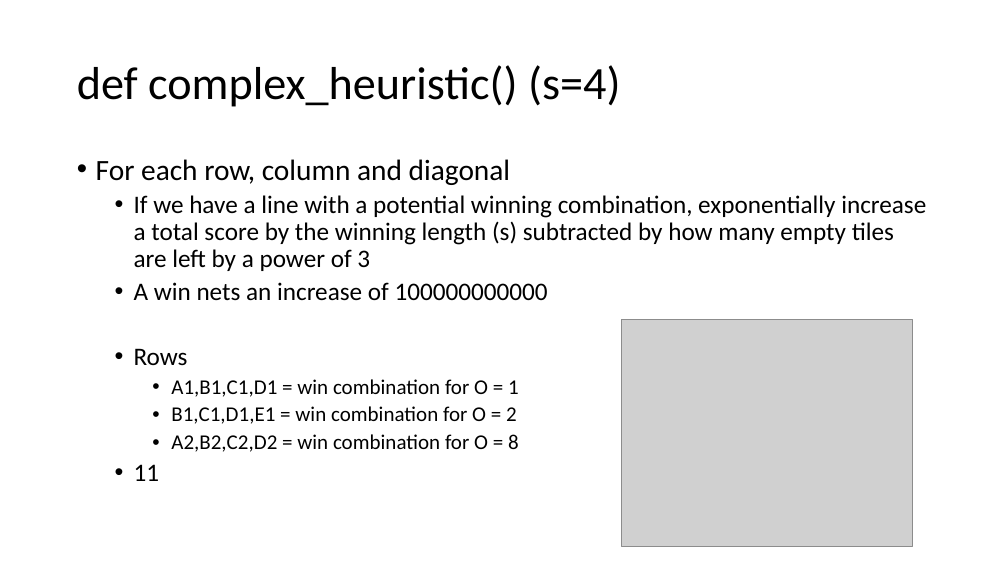
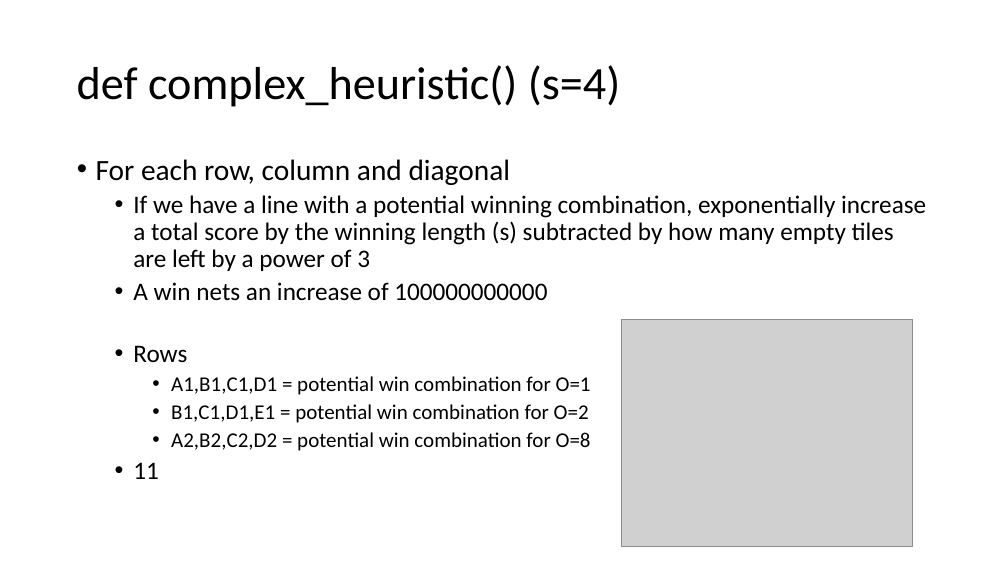
Before and after one commit to jaredcohen1998/comp472-miniproject2, a slide deck: slide 22 of powerpoint.pptx (slide 21 before the commit). Drawn at 1008x567 pixels with LibreOffice and Linux fonts; fonts in the diff are those of the drawing; grey boxes stand for pictures. Boxes give left, top, right and bottom in pixels: in the first picture for what was removed or moved away, otherwise in the second. Text is boxed around its words. In the diff, an @@ line names an element or a change of style, - is before the commit and + after.

```diff
--- a/powerpoint.pptx
+++ b/powerpoint.pptx
@@ text at bbox=[171, 376, 591, 451]: text changed @@
-    • A1,B1,C1,D1 = win combination for O = 1
-    • B1,C1,D1,E1 = win combination for O = 2
-    • A2,B2,C2,D2 = win combination for O = 8
+    • A1,B1,C1,D1 = potential win combination for O=1
+    • B1,C1,D1,E1 = potential win combination for O=2
+    • A2,B2,C2,D2 = potential win combination for O=8
```
Also in this commit, not shown: 20 other slides changed, 3 slides added.
